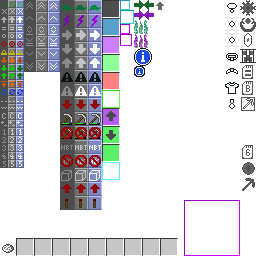
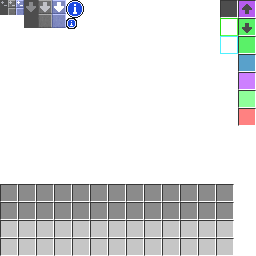
Before/after of a 256 × 256 layered artwork. What changed in the layer stack:
painted on "Icons 2" over (61, 127, 101, 167)
painted on "Icons" over (1, 0, 252, 208)
painted on "Background" over (0, 0, 256, 256)
